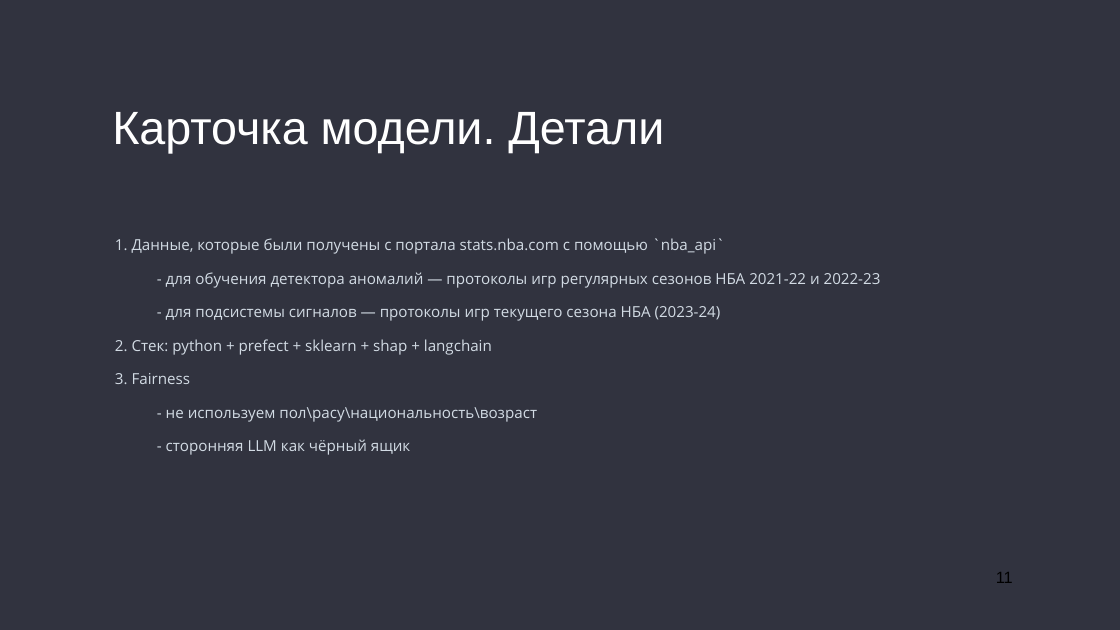
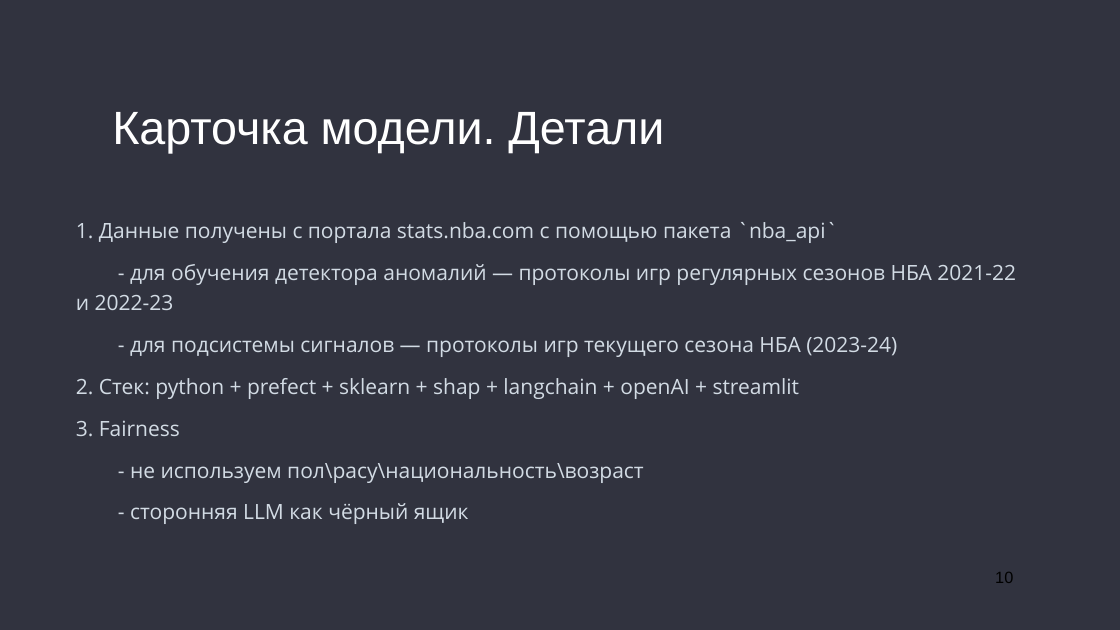
Before and after one commit to no-one2k/basnya, a slide deck: slide 10 of designdoc/basnya_v1.pptx (slide 11 before the commit). Drawn at 1120x630 pixels with LibreOffice and Linux fonts; fonts in the diff are those of the drawing. Boxes give left, top, right and bottom in pixels: in the first picture for what was removed or moved away, otherwise in the second. Text is boxed around its words. In the diff, an @@ line names an element or a change of style, - is before the commit and + after.

```diff
--- a/designdoc/basnya_v1.pptx
+++ b/designdoc/basnya_v1.pptx
@@ text "1. Данные получены с портала ...": place and size @@
-text "1. Данные получены с портала ..." at box(115, 238, 881, 455)
+text "1. Данные получены с портала ..." at box(76, 222, 1016, 524)
@@ text at box(76, 222, 838, 243): text changed; size 26 to 36 pt @@
-1. Данные, которые были получены с портала stats.nba.com с помощью `nba_api`
+1. Данные получены с портала stats.nba.com с помощью пакета `nba_api`
@@ text at box(76, 264, 1016, 524): size 26 to 36 pt in "- для обучения детектора аномалий — протоколы ...", "- для подсистемы сигналов — протоколы игр ...", "3. Fairness", "- не используем пол\расу\национальность\возраст" and 1 more places @@
@@ text at box(76, 378, 800, 399): text changed; size 26 to 36 pt @@
-2. Стек: python + prefect + sklearn + shap + langchain
+2. Стек: python + prefect + sklearn + shap + langchain + openAI + streamlit
@@ page number at box(995, 572, 1013, 583): text changed @@
-11
+10
```
Also in this commit, not shown: 7 other slides changed, 1 slide added, 2 slides removed.
